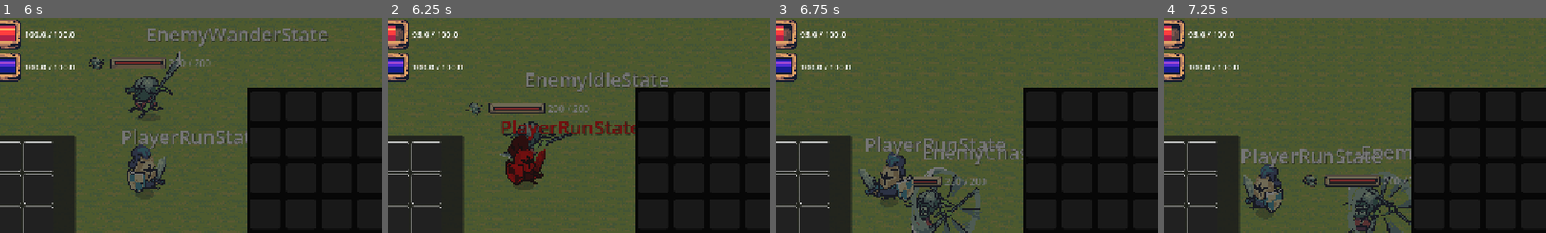
Above: before the commit, frames 1-4 (left to right).
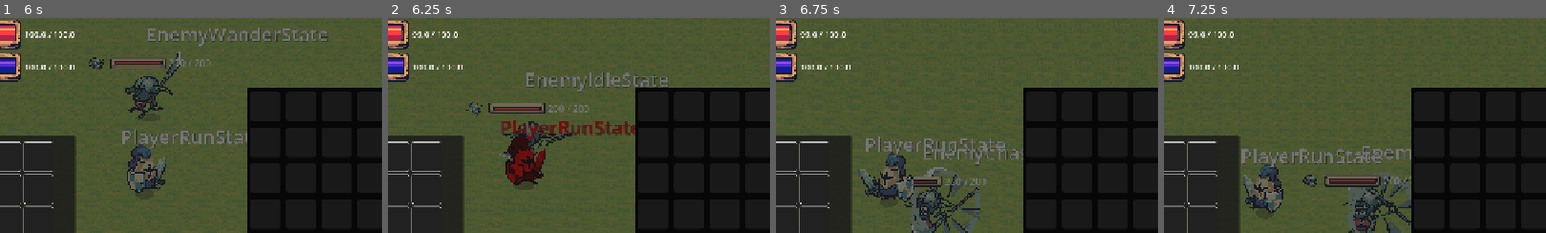
Above: after the commit, the same moments.

Repository: nidal1/rpg
Game: Godot game, scene res://scenes/world/world.tscn
Two runs of this game, one before a commit and one after it. Both use one fixed random seed, a clock stepped at 60 frames per second and the inputs below.
Inputs (mouse positions are % of the whole screen's width and height, from its top left):
- Up to frame 1 (6 s): click (7, 22) at 0.5 s; click (8, 36) at 1.27 s; click (93, 22) at 2 s; click (67, 24) at 2.77 s; tap Enter at 3.5 s; move the mouse to (8, 36) at 3.52 s; hold D (move_right) 3.53-4.28 s; click (8, 36) at 3.67 s; move the mouse to (12, 36) at 4.27 s; hold S (move_down) 4.28-5.03 s; click (12, 36) at 4.42 s; move the mouse to (17, 36) at 5.02 s; hold D (move_right) 5.03-5.78 s; click (17, 36) at 5.17 s; move the mouse to (21, 36) at 5.77 s; hold W (move_up) from 5.78 s (still down); click (21, 36) at 5.92 s
- Up to frame 2 (6.25 s): keep holding W (move_up)
- Up to frame 3 (6.75 s): move the mouse to (25, 36) at 6.52 s; release W (move_up) at 6.53 s; hold A (move_left) from 6.53 s (still down); click (25, 36) at 6.67 s
- Up to frame 4 (7.25 s): keep holding A (move_left)
The pictures show only the part of the screen within x 33-83%, y 4-54%; the shares and areas given below are measured in that part.

Frame 1 is identical in both runs. In frame 2, 0.1% of the frame differs, in the area x 2-9%, y 3-11%; in frame 3, 0.1%; in frame 4, 0.1%.

Commit message:
feat: implement base character attack and defense power calculation.

Diff:
--- a/resources/classes/warrior.tres
+++ b/resources/classes/warrior.tres
@@ -8,13 +8,11 @@
 [sub_resource type="Resource" id="Resource_ubu7b"]
 script = ExtResource("1_cmyj3")
 anim_name = "attack1"
-damage = 100.0
 metadata/_custom_type_script = "uid://bahe5wqw78xlr"
 
 [sub_resource type="Resource" id="Resource_qqrho"]
 script = ExtResource("1_cmyj3")
 anim_name = "attack2"
-damage = 100.0
 metadata/_custom_type_script = "uid://bahe5wqw78xlr"
 
 [resource]
--- a/resources/enemies/enemy_params.gd
+++ b/resources/enemies/enemy_params.gd
@@ -8,5 +8,7 @@
 @export var attack_damage: float = 10.0
 @export var attack_range: float = 70.0
 @export var attack_cooldown: float = 2.2
+@export var defense: float = 0.0
+@export var resistance: float = 0.0
 @export var xp_reward: int = 25
 @export var drop_list: Array[Item] = []
--- a/scripts/autoloads/player_data.gd
+++ b/scripts/autoloads/player_data.gd
@@ -144,12 +144,12 @@
 func get_total(_stat_name: String) -> int:
 	var base_value: int = 0
 	match _stat_name:
-		"STR": base_value = __base_stats.strength
-		"REC": base_value = __base_stats.recovery
-		"INT": base_value = __base_stats.intelligence
-		"WIS": base_value = __base_stats.wisdom
-		"DEX": base_value = __base_stats.dexterity
-		"LUC": base_value = __base_stats.luck
+		"STR": base_value = __base_stats.STR
+		"REC": base_value = __base_stats.REC
+		"INT": base_value = __base_stats.INT
+		"WIS": base_value = __base_stats.WIS
+		"DEX": base_value = __base_stats.DEX
+		"LUC": base_value = __base_stats.LUC
 	return base_value + __allocated_stats.get(_stat_name, 0)
 
 ## Calculates melee attack power.
--- a/scripts/entities/character.gd
+++ b/scripts/entities/character.gd
@@ -56,7 +56,8 @@
 # ─── Public Methods ──────────────────────────────────────────────────────────
 ## Applies damage to the character.
 func take_damage(amount: float) -> void:
-	current_health -= amount
+	var reduced_damage = max(1.0, amount - _get_defense())
+	current_health -= reduced_damage
 	_on_damage_received()
 
 # ─── Virtual Methods ─────────────────────────────────────────────────────────
@@ -78,7 +79,8 @@
 func _on_state_changed(new_state: DeprecatedState) -> void: pass
 ## Virtual method that returns the current attack damage.
 func _get_attack_damage() -> float: return 0.0
-
+## Virtual method that returns the current defense.
+func _get_defense() -> float: return 0.0
 # ─── Private Methods ─────────────────────────────────────────────────────────
 ## Updates the debug label with the current state name.
 func _update_label_state() -> void:
--- a/scripts/entities/enemy.gd
+++ b/scripts/entities/enemy.gd
@@ -76,7 +76,7 @@
 	_play_attack_animation()
 
 	await get_tree().create_timer(attack_cooldown).timeout
-	if not is_instance_valid(self): return
+	if not is_instance_valid(self ): return
 	can_attack = true
 
 func _die() -> void:
@@ -89,6 +89,7 @@
 		state_machine.transition_to("enemydeadstate")
 
 func _get_attack_damage() -> float:
+	print("Enemy attack damage: %f" % attack_damage)
 	return attack_damage
 
 # ─── Private Methods ─────────────────────────────────────────────────────────
@@ -152,8 +153,12 @@
 func _flash_hit() -> void:
 	modulate = Color.RED
 	await get_tree().create_timer(0.3).timeout
-	if not is_instance_valid(self): return
+	if not is_instance_valid(self ): return
 	modulate = Color.WHITE
+
+## Returns the defense of the enemy.
+func _get_defense() -> float:
+	return enemy_params.defense
 
 ## Wanders to a specific position.
 func _wander(_to_position: Vector2) -> void:
--- a/scripts/entities/player.gd
+++ b/scripts/entities/player.gd
@@ -79,9 +79,21 @@
 		animation_tree.set("parameters/idle/blend_position", last_facing_dir)
 
 func _get_attack_damage() -> float:
-	if combo_chain.size() == 1: return combo_chain[0].damage
-	if combo_index < 0 or combo_index >= combo_chain.size(): return 0.0
-	return combo_chain[combo_index].damage
+	var base_damage: float = 0.0
+	if combo_chain.size() == 1:
+		base_damage = combo_chain[0].damage
+	elif combo_index >= 0 and combo_index < combo_chain.size():
+		base_damage = combo_chain[combo_index].damage
+
+	# combine attack-specific damage with stat-based power
+	match character_class.player_type:
+		CharacterClass.PlayerType.WARRIOR:
+			return base_damage + PlayerData.get_melee_atk()
+		CharacterClass.PlayerType.ARCHER:
+			return base_damage + PlayerData.get_ranged_atk()
+		CharacterClass.PlayerType.MAGE, CharacterClass.PlayerType.PRIEST:
+			return base_damage + PlayerData.get_magic_atk()
+		_: return base_damage
 
 # ─── Private Methods ─────────────────────────────────────────────────────────
 ## Initializes the player's stats based on the selected class.
@@ -93,7 +105,7 @@
 	speed = cls.speed # Inherited from Character base class
 	combo_chain = cls.combo_chain.duplicate(true)
 
-	GameManager.register_player(self)
+	GameManager.register_player(self )
 
 ## Triggers the attack animation.
 func _play_attack_animation(attack: AttackData) -> void:
@@ -133,8 +145,11 @@
 func _flash_hit() -> void:
 	modulate = Color.RED
 	await get_tree().create_timer(0.3).timeout
-	if not is_instance_valid(self): return
+	if not is_instance_valid(self ): return
 	modulate = Color.WHITE
+
+func _get_defense() -> float:
+	return PlayerData.get_def()
 
 # ─── Signal Handlers ─────────────────────────────────────────────────────────
 func _on_attack_pressed() -> void:
--- a/scripts/entities/warrior.gd
+++ b/scripts/entities/warrior.gd
@@ -13,4 +13,6 @@
 func _on_hitbox_area_entered(area: Area2D) -> void:
 	var target_node = area.get_parent()
 	if area.name == "Hurtbox" and target_node.is_in_group("enemy"):
-		target_node.take_damage(_get_attack_damage())
+		var damage: float = _get_attack_damage()
+		print(damage)
+		target_node.take_damage(damage)
--- a/scripts/resources/attack_data.gd
+++ b/scripts/resources/attack_data.gd
@@ -1,4 +1,4 @@
-## AttackData
+	## AttackData
 ## Resource containing data about a specific attack animation and its properties.
 extends Resource
 class_name AttackData
